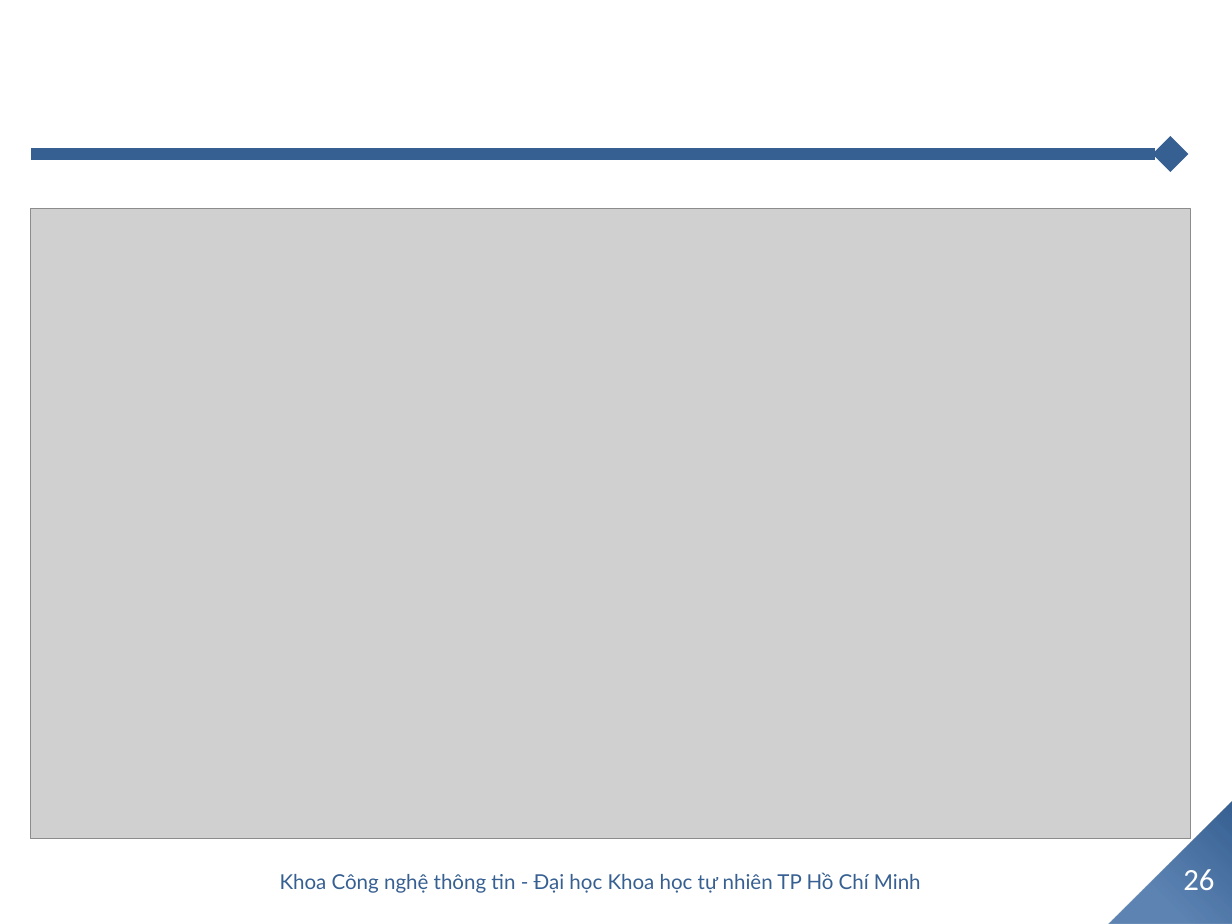
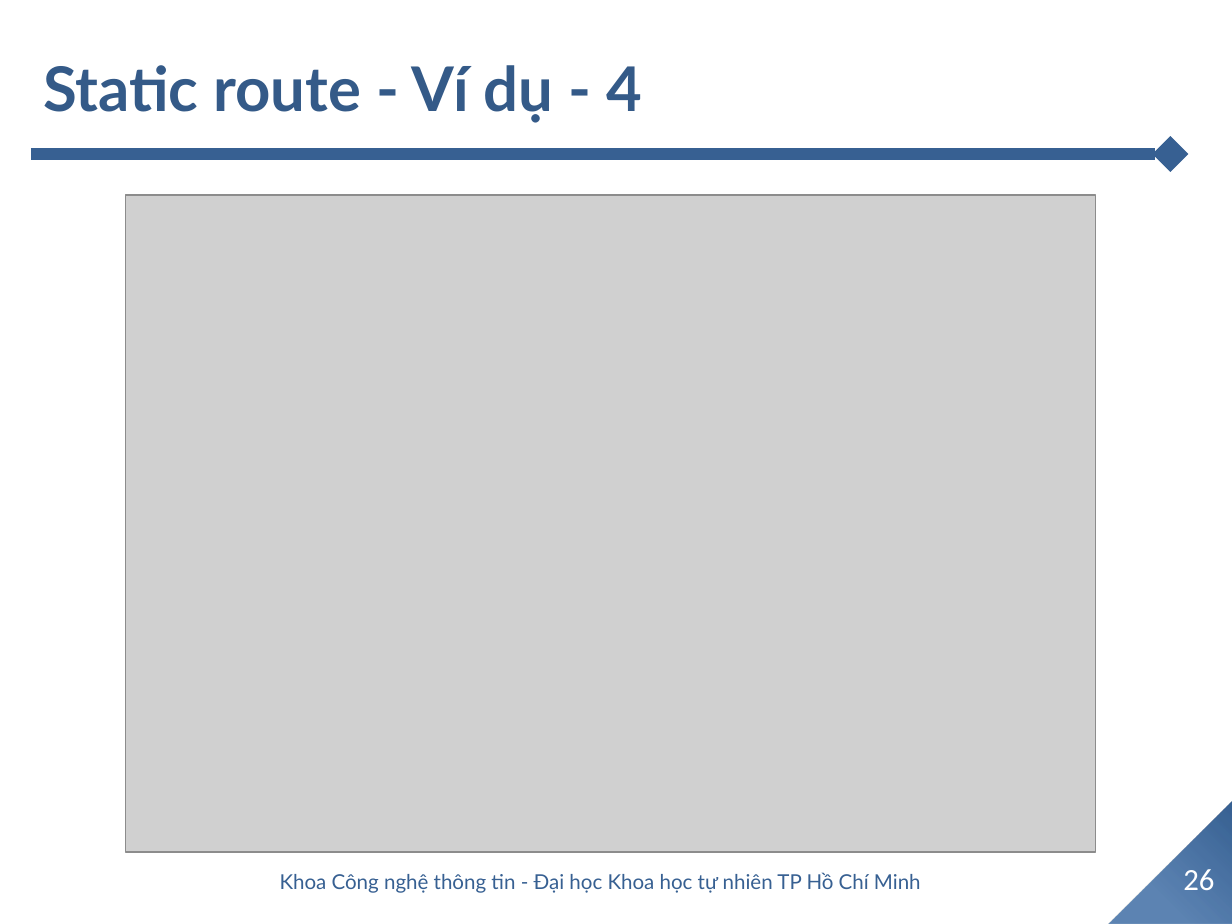
Before and after one commit to TommyandTina/Linux-Lab, a slide deck: slide 26 of APR-2024/0404/05.Network layer.pptx. Drawn at 1232x924 pixels with LibreOffice and Linux fonts; fonts in the diff are those of the drawing; grey boxes stand for pictures; background and template pictures are left out. Boxes give left, top, right and bottom in pixels: in the first picture for what was removed or moved away, otherwise in the second. Text is boxed around its words. In the diff, an @@ line names an element or a change of style, - is before the commit and + after.

```diff
--- a/APR-2024/0404/05.Network layer.pptx
+++ b/APR-2024/0404/05.Network layer.pptx
@@ title added at (43,65,642,123), 36 pt, text #345A88, bold @@
+Static route - Ví dụ - 4
@@ picture: place and size @@
-picture at (31,209,1191,839)
+picture at (126,195,1095,851)
```
Also in this commit, not shown: 5 other slides changed, 3 slides added.
